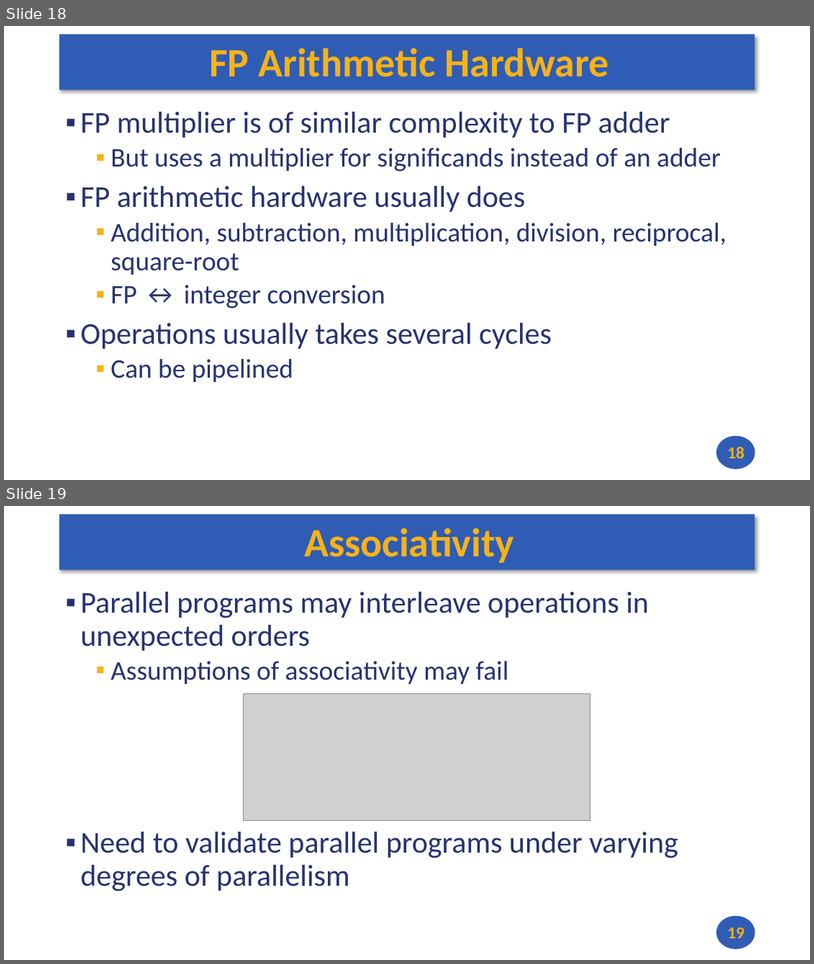
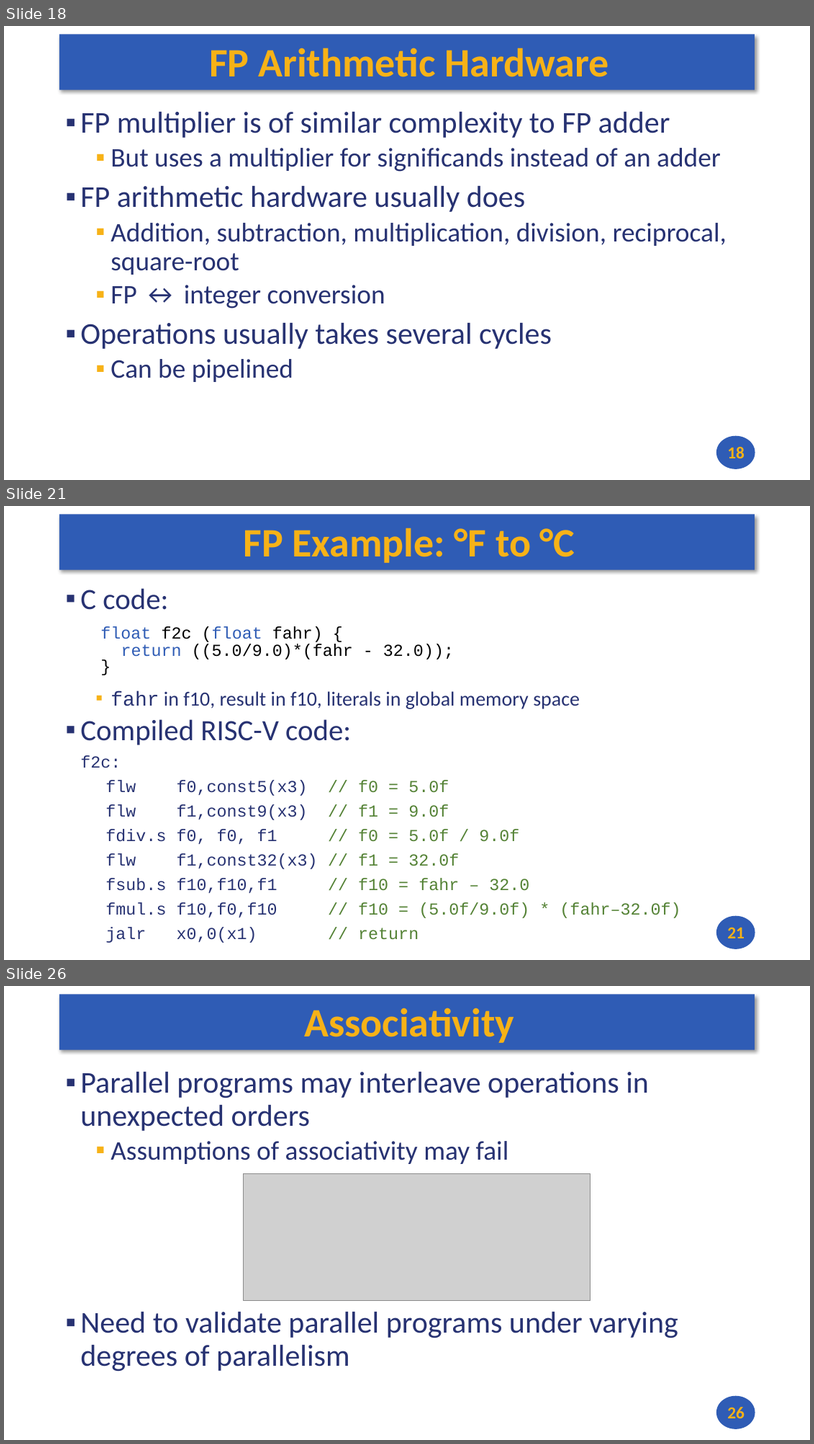
Before and after one commit to andrewt0301/hse-acos-course, a slide deck: docs/part1ca/09_FP/CA_Lecture_09.pptx. Shown one above the other, each under a label of ours: slides 18 and 19 before the commit, slides 18, 21 and 26 after it; the slides between them are not shown. The pictures are 814x964 and 814x1444 pixels, drawn with LibreOffice and Linux fonts; fonts in the diff are those of the drawing; grey boxes stand for pictures. Boxes give left, top, right and bottom in pixels: in the first picture for what was removed or moved away, otherwise in the second. Text is boxed around its words. In the diff, an @@ line names an element or a change of style, - is before the commit and + after.

```diff
--- a/docs/part1ca/09_FP/CA_Lecture_09.pptx
+++ b/docs/part1ca/09_FP/CA_Lecture_09.pptx
@@ slide 21 added at (4, 506, 810, 960), background #FFFFFF; not listed: 2 template elements that a slide beside it also shows @@
@@ title added at (243, 528, 576, 563), 48 pt, text #F7B217, bold @@
+FP Example: °F to °C
@@ text added at (80, 588, 681, 942), 20 pt, text #273272 @@
+▪ C code:
+float f2c (float fahr) {
+return ((5.0/9.0)*(fahr - 32.0));
+}
+  ▪ fahr in f10, result in f10, literals in global memory space
+▪ Compiled RISC-V code:
+f2c:
+flw f0,const5(x3) // f0 = 5.0f
+flw f1,const9(x3) // f1 = 9.0f
+fdiv.s f0, f0, f1 // f0 = 5.0f / 9.0f
+flw f1,const32(x3) // f1 = 32.0f
+fsub.s f10,f10,f1 // f10 = fahr – 32.0
+fmul.s f10,f0,f10 // f10 = (5.0f/9.0f) * (fahr–32.0f)
+jalr x0,0(x1) // return
@@ page number added at (728, 926, 745, 938), 20 pt, text #F7B217, bold @@
+21
@@ what was slide 19 is now slide 26 @@
@@ page number at (728, 1406, 745, 1418): text changed @@
-19
+26
```
Also in this commit, not shown: 1 slide changed, 6 other slides added, 2 other files.
